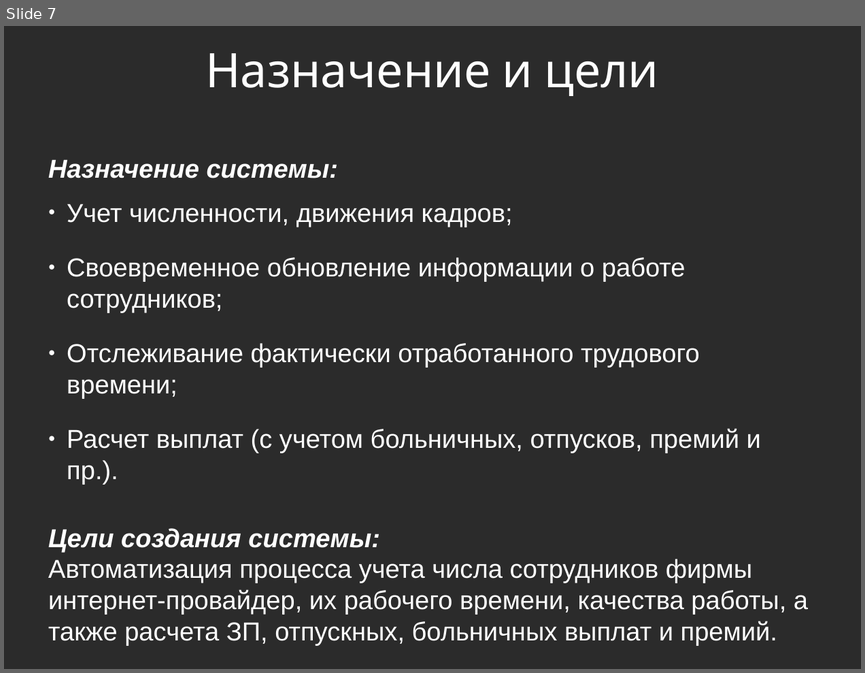
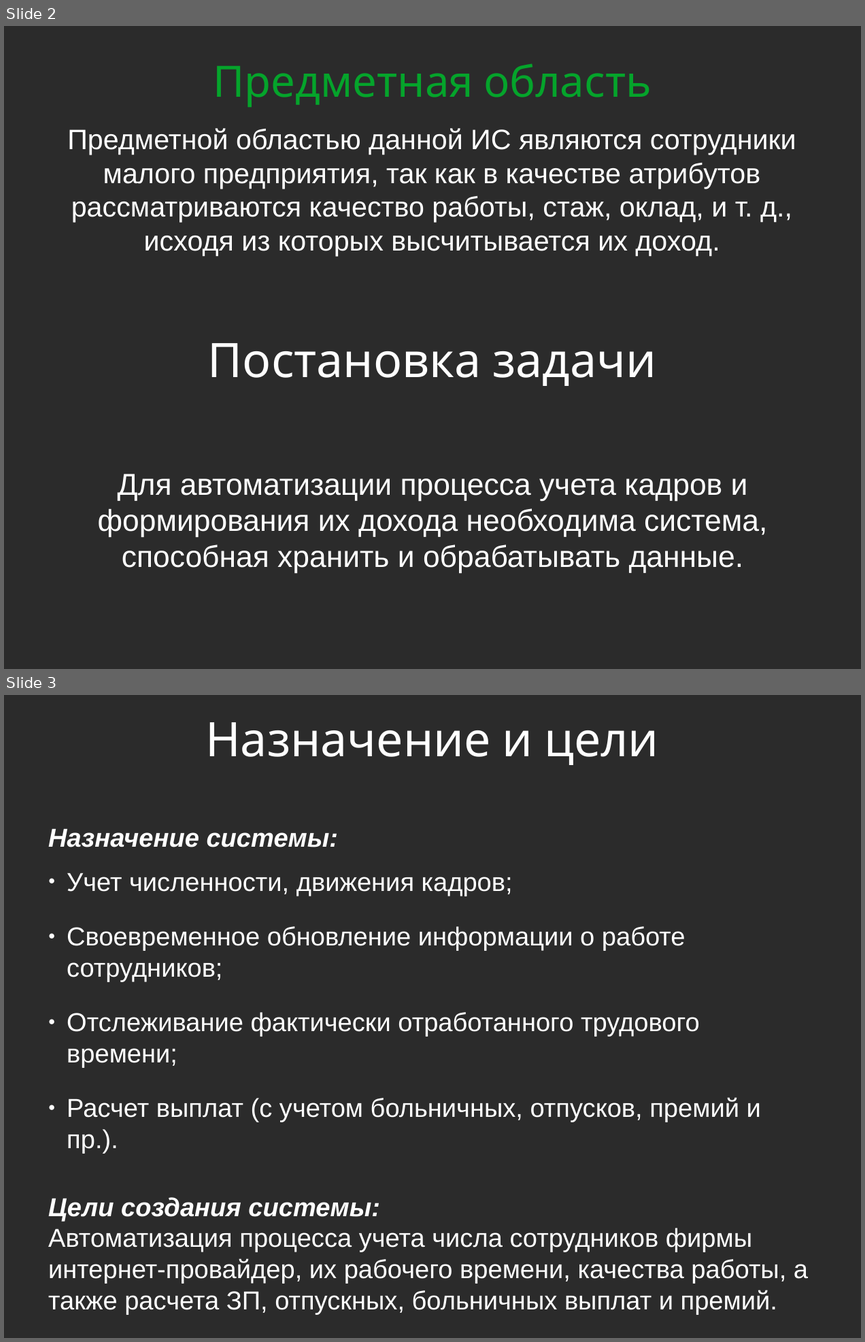
Before and after one commit to ikherty/OPD, a slide deck: PrezentationOPD.odp. Shown one above the other, each under a label of ours: slide 7 before the commit, slides 2 and 3 after it. The pictures are 865x673 and 865x1342 pixels, drawn with LibreOffice and Linux fonts; fonts in the diff are those of the drawing; background and template pictures are left out; a plain dark background stands for a picture behind light text. Boxes give left, top, right and bottom in pixels: in the first picture for what was removed or moved away, otherwise in the second. Text is boxed around its words. In the diff, an @@ line names an element or a change of style, - is before the commit and + after.

```diff
--- a/PrezentationOPD.odp
+++ b/PrezentationOPD.odp
@@ slide 2 added at (4, 26, 861, 669), background picture (left out) @@
@@ title added at (213, 63, 651, 107), 40 pt, text #05A42B @@
+Предметная область
@@ text added at (67, 128, 796, 256), 26 pt, text #FFFFFF @@
+Предметной областью данной ИС являются сотрудники малого предприятия, так как в качестве атрибутов рассматриваются качество работы, стаж, оклад, и т. д., исходя из которых высчитывается их доход.
@@ title added at (208, 343, 657, 386), 44 pt, text #FFFFFF @@
+Постановка задачи
@@ text added at (98, 473, 767, 573), 28 pt, text #FFFFFF @@
+Для автоматизации процесса учета кадров и формирования их дохода необходима система, способная хранить и обрабатывать данные.
@@ what was slide 7 is now slide 3 @@
```
Also in this commit, not shown: 3 slides changed, 1 other slide added, 3 slides removed, 43 other files.
